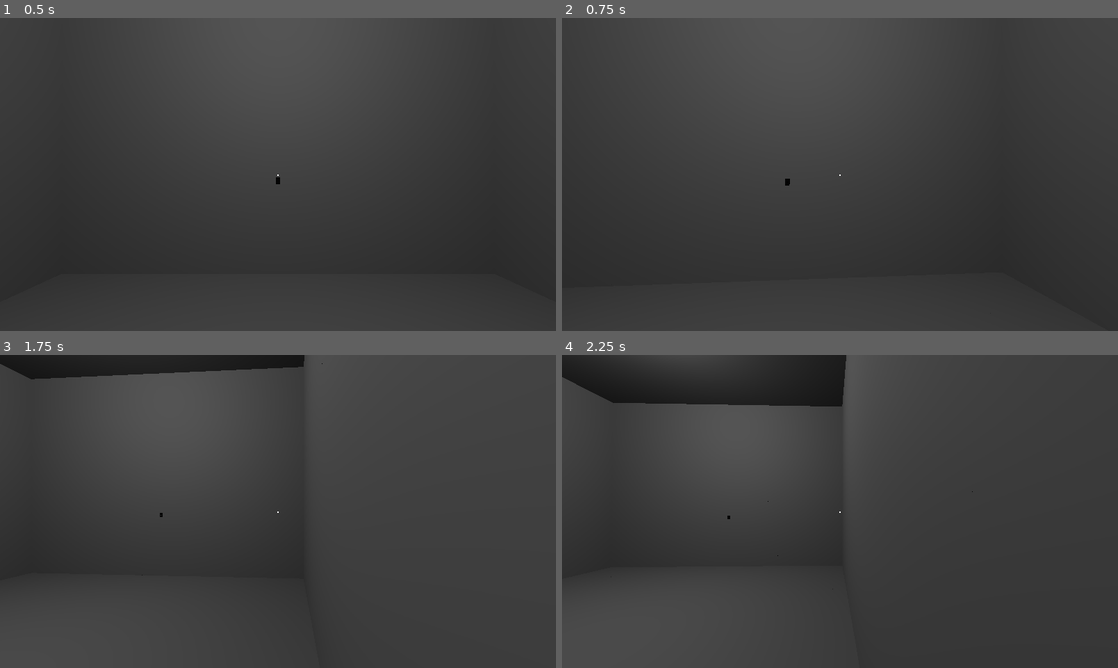
Above: before the commit, frames 1-4 (two rows, left to right).
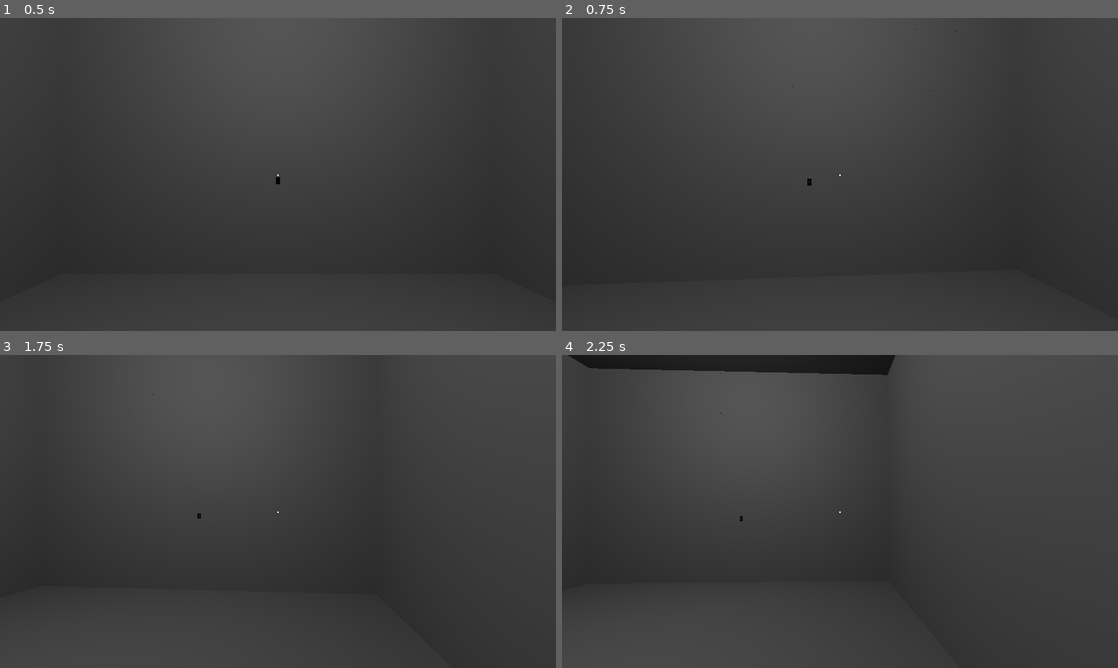
Above: after the commit, the same moments.

Repository: kaikzyx/ermo
Game: Godot game, scene res://source/main.tscn
The game is run twice, just before and just after one commit, with the same random seed, the same clock (stepped at 60 frames per second) and the same inputs.
Inputs (mouse positions are in pixels of both pictures, inside the frame that each line leads up to):
- Up to frame 1 (0.5 s): no input
- Up to frame 2 (0.75 s): tap Enter at 0.5 s; move the mouse to (867, 174) at 0.52 s; hold D (move_right, bound only before the commit) from 0.53 s (still down); tap W (move_front, bound only before the commit) at 0.6 s
- Up to frame 3 (1.75 s): tap Space at 1.25 s; move the mouse to (250, 511) at 1.27 s; release D (move_right, bound only before the commit) at 1.28 s; hold S (move_back, bound only before the commit) from 1.28 s (still down); tap E (interact) at 1.35 s; tap W (move_front, bound only before the commit) at 1.55 s
- Up to frame 4 (2.25 s): move the mouse to (851, 505) at 2.02 s; release S (move_back, bound only before the commit) at 2.03 s; hold D (move_right, bound only before the commit) from 2.03 s (still down); tap W (move_front, bound only before the commit) at 2.1 s

Frame 1 is identical in both runs. In frame 2, less than 0.1% of the frame differs, in the area x 40-71%, y 3-54%; in frame 3, 3.1%; in frame 4, 6.2%, in the area x 0-74%, y 0-65%.

Commit message:
Changed player speed, input map names and light buld color.

Diff:
--- a/project.godot
+++ b/project.godot
@@ -23,22 +23,22 @@
 
 [input]
 
-move_left={
+left={
 "deadzone": 0.5,
 "events": [Object(InputEventKey,"resource_local_to_scene":false,"resource_name":"","device":-1,"window_id":0,"alt_press …(191 unchanged characters)…
 ]
 }
-move_right={
+right={
 "deadzone": 0.5,
 "events": [Object(InputEventKey,"resource_local_to_scene":false,"resource_name":"","device":-1,"window_id":0,"alt_press …(192 unchanged characters)…
 ]
 }
-move_front={
+forward={
 "deadzone": 0.5,
 "events": [Object(InputEventKey,"resource_local_to_scene":false,"resource_name":"","device":-1,"window_id":0,"alt_press …(192 unchanged characters)…
 ]
 }
-move_back={
+backward={
 "deadzone": 0.5,
 "events": [Object(InputEventKey,"resource_local_to_scene":false,"resource_name":"","device":-1,"window_id":0,"alt_press …(192 unchanged characters)…
 ]
--- a/source/objects/interactables/light_switch.tscn
+++ b/source/objects/interactables/light_switch.tscn
@@ -13,7 +13,6 @@
 size = Vector3(0.07, 0.11, 0.01)
 
 [sub_resource type="StandardMaterial3D" id="StandardMaterial3D_2duso"]
-albedo_color = Color(0.498039, 0.498039, 0.498039, 1)
 
 [sub_resource type="BoxMesh" id="BoxMesh_6yx3y"]
 material = SubResource("StandardMaterial3D_2duso")
--- a/source/player/player.gd
+++ b/source/player/player.gd
@@ -1,6 +1,7 @@
 class_name Player extends CharacterBody3D
 
-var speed: float = 5.0
+var speed: float = 2.5
+var acceleration: float = 7.5
 
 @onready var _head: Node3D = $Head
 static var _mouse_sensitivity: float = 0.001
@@ -8,9 +9,9 @@
 
 func _physics_process(delta: float) -> void:
 	# Movement logic.
-	var input: Vector2 = Input.get_vector(&"move_left", &"move_right", &"move_front", &"move_back")
+	var input: Vector2 = Input.get_vector(&"left", &"right", &"forward", &"backward")
 	var movement: Vector3 = Vector3(input.x, 0.0, input.y).rotated(Vector3.UP, rotation.y)
-	var goal: Vector3 = velocity.lerp(movement * speed, delta * 10.0)
+	var goal: Vector3 = velocity.lerp(movement * speed, acceleration * delta)
 	velocity = Vector3(goal.x, velocity.y, goal.z)
 
 	# Gravity logic.
Not shown: 2 places in assets/tile_set.tres that only renumber resources
